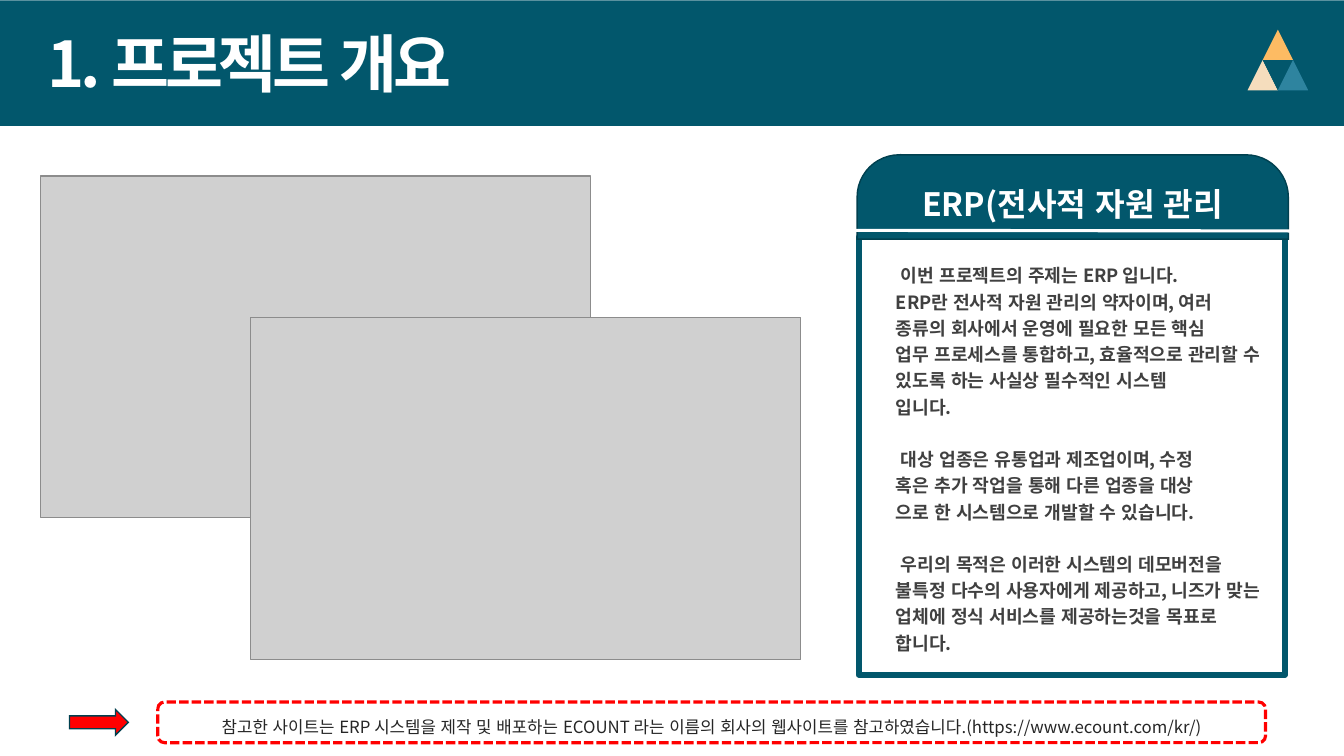
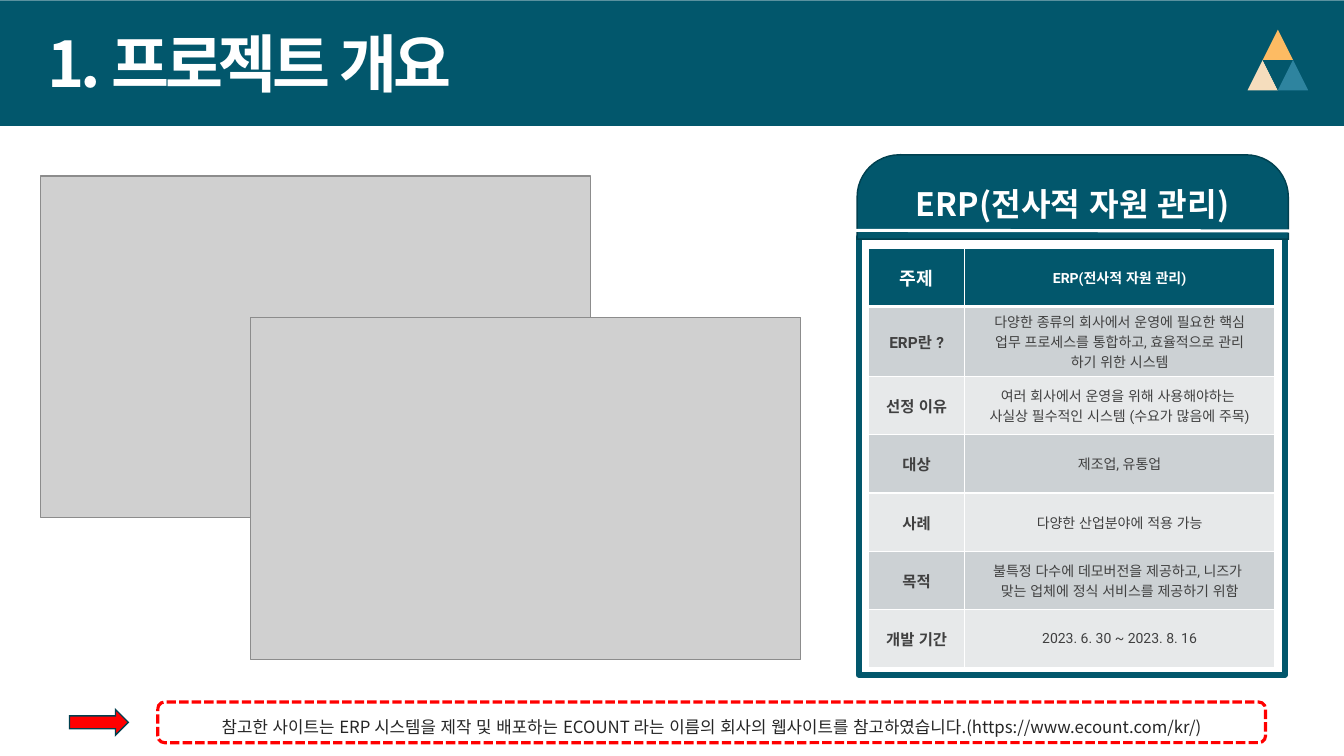
Before and after one commit to dw-final-project/dwFinal, a slide deck: slide 3 of dw 최종 프로젝트 착수 발표 ppt.pptx. Drawn at 1344x756 pixels with LibreOffice and Linux fonts; fonts in the diff are those of the drawing; grey boxes stand for pictures. Boxes give left, top, right and bottom in pixels: in the first picture for what was removed or moved away, otherwise in the second. Text is boxed around its words. In the diff, an @@ line names an element or a change of style, - is before the commit and + after.

```diff
--- a/dw 최종 프로젝트 착수 발표 ppt.pptx
+++ b/dw 최종 프로젝트 착수 발표 ppt.pptx
@@ text in round same rect at (x1=916, y1=189, x2=1230, y2=223): text changed @@
-ERP(전사적 자원 관리
+ERP(전사적 자원 관리)
@@ table added at (x1=869, y1=248, x2=1275, y2=668), 7 rows, 2 columns @@
+주제 | ERP(전사적 자원 관리)
+ERP란 ? | 다양한 종류의 회사에서 운영에 필요한 핵심 / 업무 프로세스를 통합하고, 효율적으로 관리 / 하기 위한 시스템
+선정 이유 | 여러 회사에서 운영을 위해 사용해야하는 / 사실상 필수적인 시스템 (수요가 많음에 주목)
+대상 | 제조업, 유통업
+사례 | 다양한 산업분야에 적용 가능
+목적 | 불특정 다수에 데모버전을 제공하고, 니즈가 / 맞는 업체에 정식 서비스를 제공하기 위함
+개발 기간 | 2023. 6. 30 ~ 2023. 8. 16
@@ text removed at (x1=896, y1=266, x2=1260, y2=652) @@
-이번 프로젝트의 주제는 ERP 입니다.
-ERP란 전사적 자원 관리의 약자이며, 여러
-종류의 회사에서 운영에 필요한 모든 핵심
-업무 프로세스를 통합하고, 효율적으로 관리할 수 있도록 하는 사실상 필수적인 시스템
-입니다.
-대상 업종은 유통업과 제조업이며, 수정
-혹은 추가 작업을 통해 다른 업종을 대상
-으로 한 시스템으로 개발할 수 있습니다.
-우리의 목적은 이러한 시스템의 데모버전을
-불특정 다수의 사용자에게 제공하고, 니즈가 맞는 업체에 정식 서비스를 제공하는것을 목표로 합니다.
```
Also in this commit, not shown: 2 other slides changed.
